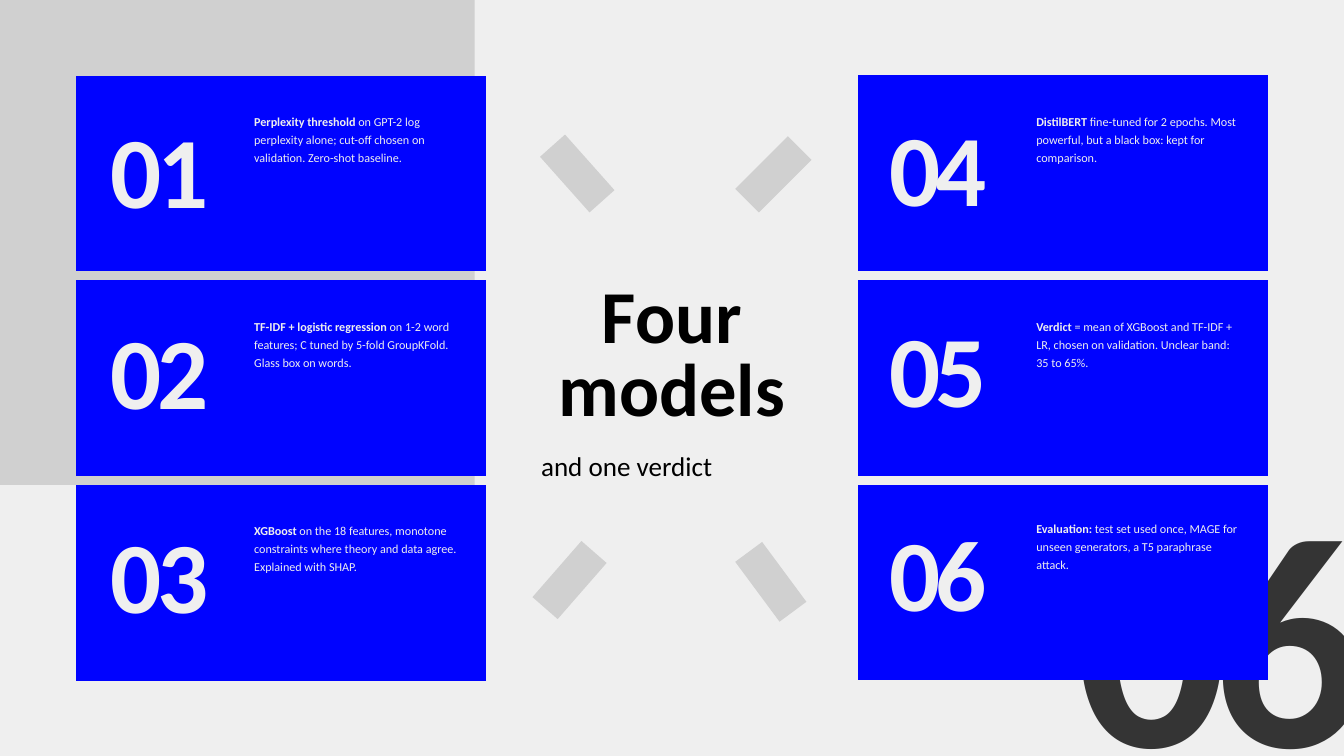
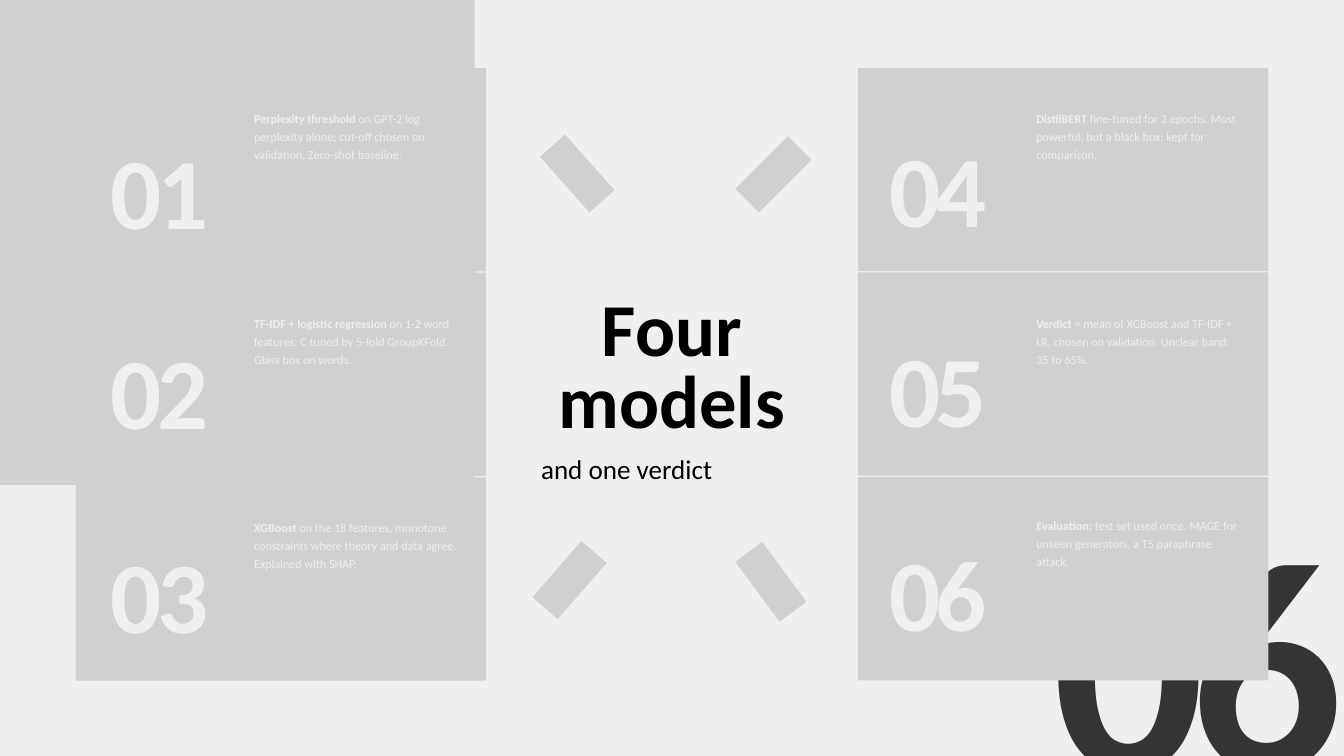
Before and after one commit to ThatOneRahul/glassquill, a slide deck: slide 11 of submissions/GlassQuill_Presentation.pptx. Drawn at 1344x756 pixels with LibreOffice and Linux fonts; fonts in the diff are those of the drawing; grey boxes stand for pictures. Boxes give left, top, right and bottom in pixels: in the first picture for what was removed or moved away, otherwise in the second. Text is boxed around its words. In the diff, an @@ line names an element or a change of style, - is before the commit and + after.

Commit message:
Final presentation: PowerPoint, PDF and Canva link
- submissions/GlassQuill_Presentation.pptx replaced with the final version
- add submissions/GlassQuill_Presentation.pdf
- link the Canva presentation from README and submissions/README

```diff
--- a/submissions/GlassQuill_Presentation.pptx
+++ b/submissions/GlassQuill_Presentation.pptx
@@ freeform shape removed at [75,75,486,271] @@
@@ picture added at [75,68,486,271] @@
@@ freeform shape removed at [857,75,1268,271] @@
@@ picture added at [857,68,1268,271] @@
@@ text removed at [254,117,425,162] @@
-Perplexity threshold on GPT-2 log perplexity alone; cut-off chosen on validation. Zero-shot baseline.
@@ text removed at [1036,117,1236,164] @@
-DistilBERT fine-tuned for 2 epochs. Most powerful, but a black box: kept for comparison.
@@ text removed at [111,142,208,209] @@
-01
@@ text removed at [889,140,986,207] @@
-04
@@ freeform shape removed at [75,280,486,476] @@
@@ picture added at [75,273,486,476] @@
@@ text "Four models": place and size @@
-text "Four models" at [559,294,785,417]
+text "Four models" at [559,307,785,429]
@@ text "Four models" at [559,307,785,429]: list level 2 to 1 in "Four models" @@
@@ freeform shape removed at [857,280,1268,476] @@
@@ picture added at [857,272,1268,475] @@
@@ text removed at [254,322,449,367] @@
-TF-IDF + logistic regression on 1-2 word features; C tuned by 5-fold GroupKFold. Glass box on words.
@@ text removed at [1036,322,1230,367] @@
-Verdict = mean of XGBoost and TF-IDF + LR, chosen on validation. Unclear band: 35 to 65%.
@@ text removed at [111,343,208,410] @@
-02
@@ text removed at [889,341,986,408] @@
-05
@@ picture added at [75,477,486,680] @@
@@ picture added at [857,477,1268,680] @@
@@ freeform shape removed at [75,485,486,681] @@
@@ freeform shape removed at [857,485,1268,680] @@
@@ text removed at [254,526,457,573] @@
-XGBoost on the 18 features, monotone constraints where theory and data agree. Explained with SHAP.
@@ text removed at [1036,524,1237,569] @@
-Evaluation: test set used once, MAGE for unseen generators, a T5 paraphrase attack.
@@ text removed at [111,547,208,614] @@
-03
@@ text removed at [889,542,986,612] @@
-06
@@ text "06" rewrapped from [1076,497,1344,756] to [963,549,1344,756] @@
```
Also in this commit, not shown: 17 other slides changed, 3 other files.
